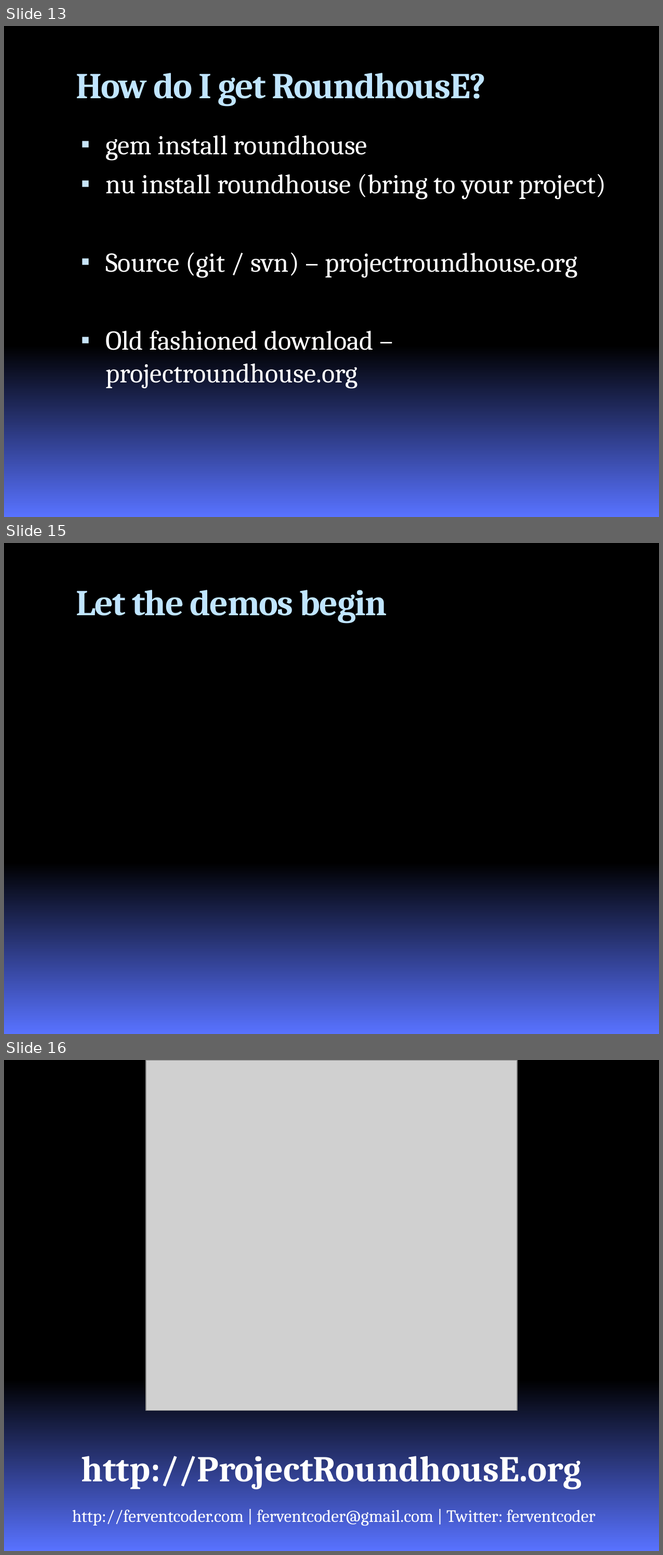
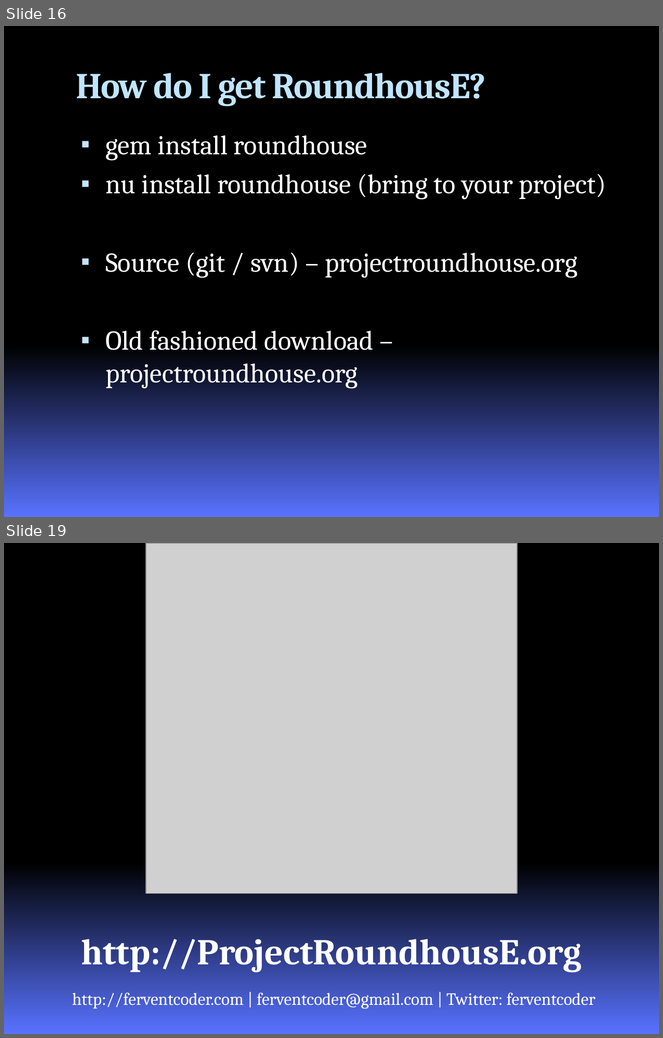
Before and after one commit to google-code-export/roundhouse, a slide deck: branches/nhibernate/docs/RoundhousEPresentation.pptx. Shown one above the other, each under a label of ours: slides 13, 15 and 16 before the commit, slides 16 and 19 after it; the slides between them are not shown. The pictures are 663x1555 and 663x1038 pixels, drawn with LibreOffice and Linux fonts; fonts in the diff are those of the drawing; grey boxes stand for pictures; background and template pictures are left out. Boxes give left, top, right and bottom in pixels: in the first picture for what was removed or moved away, otherwise in the second. Text is boxed around its words. In the diff, an @@ line names an element or a change of style, - is before the commit and + after.

```diff
--- a/branches/nhibernate/docs/RoundhousEPresentation.pptx
+++ b/branches/nhibernate/docs/RoundhousEPresentation.pptx
@@ slide 15 removed at (x1=4, y1=543, x2=659, y2=1034), background gradient #000000 to #5972FF @@
@@ title removed at (x1=76, y1=590, x2=387, y2=623) @@
-Let the demos begin
@@ what was slide 13 is now slide 16 @@
@@ what was slide 16 is now slide 19 @@
```
Also in this commit, not shown: 3 slides changed, 4 slides added.
